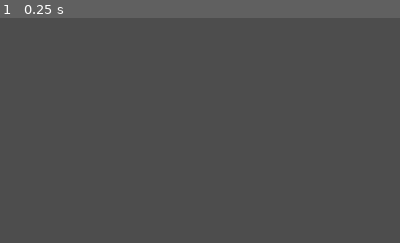
Above: before the commit, frame 1.
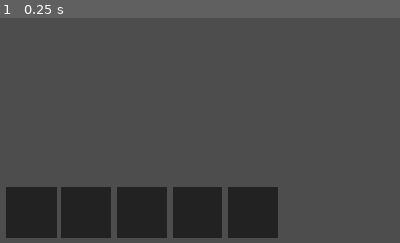
Above: after the commit, the same moment.

Repository: cyteon/polyworld
Game: Godot game, scene res://scenes/world.tscn
The game is run twice, just before and just after one commit, with the same random seed, the same clock (stepped at 60 frames per second) and the same inputs. This scene is started directly instead of the project's main scene. A sky picture missing from this copy of the repository is replaced by a grey-blue gradient.
Inputs:
- Up to frame 1 (0.25 s): no input
The pictures show only the part of the screen within x 0-50%, y 50-100%; the shares and areas given below are measured in that part.

The runs differ from the first frame. In frame 1, 14% of the frame differs, in the area x 1-70%, y 75-98%.

Commit message:
added hotbar slots and fixed major sync bug

Diff:
--- a/scenes/menus/loading.tscn
+++ b/scenes/menus/loading.tscn
@@ -8,7 +8,7 @@
 [sub_resource type="StyleBoxFlat" id="StyleBoxFlat_72pgf"]
 bg_color = Color(0, 0.466667, 1, 1)
 
-[node name="Loading" type="Control"]
+[node name="World" type="Control"]
 layout_mode = 3
 anchors_preset = 15
 anchor_right = 1.0
--- a/scenes/player.tscn
+++ b/scenes/player.tscn
@@ -12,11 +12,37 @@
 
 [sub_resource type="SceneReplicationConfig" id="SceneReplicationConfig_3vyb7"]
 properties/0/path = NodePath(".:position")
-properties/0/spawn = true
+properties/0/spawn = false
 properties/0/replication_mode = 1
 properties/1/path = NodePath(".:rotation:y")
-properties/1/spawn = true
+properties/1/spawn = false
 properties/1/replication_mode = 1
+
+[sub_resource type="GDScript" id="GDScript_3vyb7"]
+script/source = "extends MultiplayerSynchronizer
+
+@export var filter_enabled: bool = true
+
+var clients_send_to: Array[int] = []
+
+func filter(id: int) -> bool:
+	return (
+		not filter_enabled
+		or id in clients_send_to
+	)
+
+func _ready() -> void:
+	add_visibility_filter(filter)
+
+	if not get_parent().is_multiplayer_authority():
+		return
+
+	Network.ready_to_send_to.connect(func(id: int):
+		if id not in clients_send_to:
+			Network.rpc_id(id, \"_ready_to_send_to\", multiplayer.get_unique_id())
+			clients_send_to.append(id)
+	)
+"
 
 [sub_resource type="BoxMesh" id="BoxMesh_3vyb7"]
 size = Vector3(0.4, 0.2, 0.5)
@@ -35,6 +61,7 @@
 
 [node name="MultiplayerSynchronizer" type="MultiplayerSynchronizer" parent="."]
 replication_config = SubResource("SceneReplicationConfig_3vyb7")
+script = SubResource("GDScript_3vyb7")
 
 [node name="Eyes" type="MeshInstance3D" parent="."]
 transform = Transform3D(1, 0, 0, 0, 1, 0, 0, 0, 1, 0, 0.608, -0.261153)
--- a/scenes/world.tscn
+++ b/scenes/world.tscn
@@ -119,6 +119,118 @@
 theme_override_styles/fill = SubResource("StyleBoxFlat_4wyf3")
 value = 50.0
 
+[node name="Hotbar" type="HBoxContainer" parent="CanvasLayer/Control"]
+layout_mode = 1
+anchors_preset = 2
+anchor_top = 1.0
+anchor_bottom = 1.0
+offset_left = 8.0
+offset_top = -72.0
+offset_right = 320.0
+offset_bottom = -8.0
+grow_vertical = 0
+theme_override_constants/separation = 8
+
+[node name="1" type="ColorRect" parent="CanvasLayer/Control/Hotbar"]
+custom_minimum_size = Vector2(72, 72)
+layout_mode = 2
+color = Color(0, 0, 0, 0.552941)
+
+[node name="TextureRect" type="TextureRect" parent="CanvasLayer/Control/Hotbar/1"]
+custom_minimum_size = Vector2(64, 64)
+layout_mode = 1
+anchors_preset = 8
+anchor_left = 0.5
+anchor_top = 0.5
+anchor_right = 0.5
+anchor_bottom = 0.5
+offset_left = -32.0
+offset_top = -32.0
+offset_right = 32.0
+offset_bottom = 32.0
+grow_horizontal = 2
+grow_vertical = 2
+
+[node name="2" type="ColorRect" parent="CanvasLayer/Control/Hotbar"]
+custom_minimum_size = Vector2(72, 72)
+layout_mode = 2
+color = Color(0, 0, 0, 0.552941)
+
+[node name="TextureRect" type="TextureRect" parent="CanvasLayer/Control/Hotbar/2"]
+custom_minimum_size = Vector2(64, 64)
+layout_mode = 1
+anchors_preset = 8
+anchor_left = 0.5
+anchor_top = 0.5
+anchor_right = 0.5
+anchor_bottom = 0.5
+offset_left = -32.0
+offset_top = -32.0
+offset_right = 32.0
+offset_bottom = 32.0
+grow_horizontal = 2
+grow_vertical = 2
+
+[node name="3" type="ColorRect" parent="CanvasLayer/Control/Hotbar"]
+custom_minimum_size = Vector2(72, 72)
+layout_mode = 2
+color = Color(0, 0, 0, 0.552941)
+
+[node name="TextureRect" type="TextureRect" parent="CanvasLayer/Control/Hotbar/3"]
+custom_minimum_size = Vector2(64, 64)
+layout_mode = 1
+anchors_preset = 8
+anchor_left = 0.5
+anchor_top = 0.5
+anchor_right = 0.5
+anchor_bottom = 0.5
+offset_left = -32.0
+offset_top = -32.0
+offset_right = 32.0
+offset_bottom = 32.0
+grow_horizontal = 2
+grow_vertical = 2
+
+[node name="4" type="ColorRect" parent="CanvasLayer/Control/Hotbar"]
+custom_minimum_size = Vector2(72, 72)
+layout_mode = 2
+color = Color(0, 0, 0, 0.552941)
+
+[node name="TextureRect" type="TextureRect" parent="CanvasLayer/Control/Hotbar/4"]
+custom_minimum_size = Vector2(64, 64)
+layout_mode = 1
+anchors_preset = 8
+anchor_left = 0.5
+anchor_top = 0.5
+anchor_right = 0.5
+anchor_bottom = 0.5
+offset_left = -32.0
+offset_top = -32.0
+offset_right = 32.0
+offset_bottom = 32.0
+grow_horizontal = 2
+grow_vertical = 2
+
+[node name="5" type="ColorRect" parent="CanvasLayer/Control/Hotbar"]
+custom_minimum_size = Vector2(72, 72)
+layout_mode = 2
+color = Color(0, 0, 0, 0.552941)
+
+[node name="TextureRect" type="TextureRect" parent="CanvasLayer/Control/Hotbar/5"]
+custom_minimum_size = Vector2(64, 64)
+layout_mode = 1
+anchors_preset = 8
+anchor_left = 0.5
+anchor_top = 0.5
+anchor_right = 0.5
+anchor_bottom = 0.5
+offset_left = -32.0
+offset_top = -32.0
+offset_right = 32.0
+offset_bottom = 32.0
+grow_horizontal = 2
+grow_vertical = 2
+
 [node name="PauseMenu" type="ColorRect" parent="CanvasLayer/Control"]
 visible = false
 layout_mode = 1
--- /dev/null
+++ b/scripts/classes/item/BaseItem.gd
@@ -0,0 +1,5 @@
+extends Node3D
+class_name BaseItem
+
+var icon: CompressedTexture2D = load("res://assets/placeholders/placeholder_64.png")
+var stackable: bool = true
--- a/scripts/globals/Network.gd
+++ b/scripts/globals/Network.gd
@@ -1,6 +1,8 @@
 extends Node
 
 # -- CLIENT -- #
+
+signal ready_to_send_to(id: int)
 
 signal disconnected(reason: String)
 signal add_players(ids)
@@ -19,6 +21,10 @@
 func _remove_player(id):
 	remove_player.emit(id)
 
+@rpc("any_peer", "call_remote")
+func _ready_to_send_to(id: int):
+	ready_to_send_to.emit(id)
+
 # -- SERVER -- #
 
 signal authorized(unique_id: String, peer_id: int)
--- a/scripts/menus/loading.gd
+++ b/scripts/menus/loading.gd
@@ -38,6 +38,11 @@
 		ResourceLoader.THREAD_LOAD_IN_PROGRESS:
 			$ProgressBar.value = progress[0] * 100
 		ResourceLoader.THREAD_LOAD_LOADED:
+			if not connected: return
+			#if len(Network.player_ids_to_spawn_on_world_entry) == 0:
+				#$ProgressBar.value = 98
+				#return
+
 			$ProgressBar.value = 100
-			if not connected: return
+
 			get_tree().change_scene_to_packed(ResourceLoader.load_threaded_get("res://scenes/world.tscn"))
--- a/scripts/player.gd
+++ b/scripts/player.gd
@@ -10,9 +10,17 @@
 var stamina: float = max_stamina
 var sprinting: bool = false
 
+# temp
+var stone = BaseItem.new()
+
+var current_hotbar_slot: int = 1
+var hotbar_items: Array[BaseItem] = [stone]
+
 func _ready() -> void:
 	if is_multiplayer_authority():
 		$MultiplayerSynchronizer.set_multiplayer_authority(name.to_int())
+	else:
+		Network.rpc_id(name.to_int(), "_ready_to_send_to", multiplayer.get_unique_id())
 
 func _unhandled_input(event: InputEvent) -> void:
 	if not is_multiplayer_authority():
@@ -62,3 +70,18 @@
 	$"../CanvasLayer/Control/StaminaBar".max_value = max_stamina
 	$"../CanvasLayer/Control/StaminaBar".value = stamina
 	$"../CanvasLayer/Control/HealthBar".value = health
+
+	for hotbar_slot in $"../CanvasLayer/Control/Hotbar".get_children():
+		if hotbar_slot.name != str(current_hotbar_slot):
+			hotbar_slot.color = Color.from_hsv(0, 0, 0, 0.4)
+		else:
+			hotbar_slot.color = Color.from_hsv(0.6, 1, 1, 0.4)
+
+		if len(hotbar_items) >= hotbar_slot.name.to_int():
+			hotbar_slot.get_node("TextureRect").texture = hotbar_items[hotbar_slot.name.to_int() - 1].icon
+
+	if Input.is_key_pressed(KEY_1): current_hotbar_slot = 1
+	elif Input.is_key_pressed(KEY_2): current_hotbar_slot = 2
+	elif Input.is_key_pressed(KEY_3): current_hotbar_slot = 3
+	elif Input.is_key_pressed(KEY_4): current_hotbar_slot = 4
+	elif Input.is_key_pressed(KEY_5): current_hotbar_slot = 5
--- a/scripts/world.gd
+++ b/scripts/world.gd
@@ -1,13 +1,16 @@
 extends Node3D
 
 func _ready() -> void:
+	push_warning("[Client] Entered world") # for time refrence in debuggers
+
 	Network.add_players.connect(_add_players)
 	Network.remove_player.connect(_remove_player)
 
 func _unhandled_input(event: InputEvent) -> void:
 	if event.is_action_pressed("pause"):
 		Input.mouse_mode = Input.MOUSE_MODE_VISIBLE if (
-			Input.mouse_mode == Input.MOUSE_MODE_CAPTURED) else Input.MOUSE_MODE_CAPTURED
+			Input.mouse_mode == Input.MOUSE_MODE_CAPTURED
+		) else Input.MOUSE_MODE_CAPTURED
 
 		$CanvasLayer/Control/PauseMenu.visible = not $CanvasLayer/Control/PauseMenu.visible
 
@@ -22,14 +25,12 @@
 			player.get_node("Camera3D").current = true
 
 func _remove_player(id) -> void:
-	var node = get_node(str(id))
-
-	if node:
-		node.queue_free()
-
+	if has_node(str(id)):
+		get_node(str(id)).queue_free()
 
 func _on_disconnect_pressed() -> void:
 	multiplayer.multiplayer_peer.close()
+	Input.mouse_mode == Input.MOUSE_MODE_VISIBLE
 	get_tree().change_scene_to_file("res://scenes/menus/main.tscn")
 
 func _on_exit_to_desktop_pressed() -> void:
--- a/server/server.gd
+++ b/server/server.gd
@@ -32,6 +32,8 @@
 
 				if len(peers) == 0:
 					print("[CMD] No connected peers")
+			"":
+				pass
 			_:
 				print("[CMD] Unknown command: %s" % input)
 
@@ -73,11 +75,13 @@
 	player.name = str(target_id)
 	get_parent().add_child(player)
 
-	Network.rpc_id(target_id, "_add_players", peers.keys())
-
 	for id in peers.keys():
 		if id != target_id:
 			Network.rpc_id(id, "_add_players", [target_id])
+
+	await get_tree().create_timer(1).timeout
+
+	Network.rpc_id(target_id, "_add_players", peers.keys())
 
 func _peer_disconnected(target_id: int):
 	log_event("Peer disconnected: %s" % target_id)
Binary file added: assets/placeholders/placeholder_64.png
Not shown, added: assets/placeholders/placeholder_64.png.import
Not shown: 1 places in scenes/player.tscn that only renumber resources
Not shown, added: scripts/classes/item/BaseItem.gd.uid
